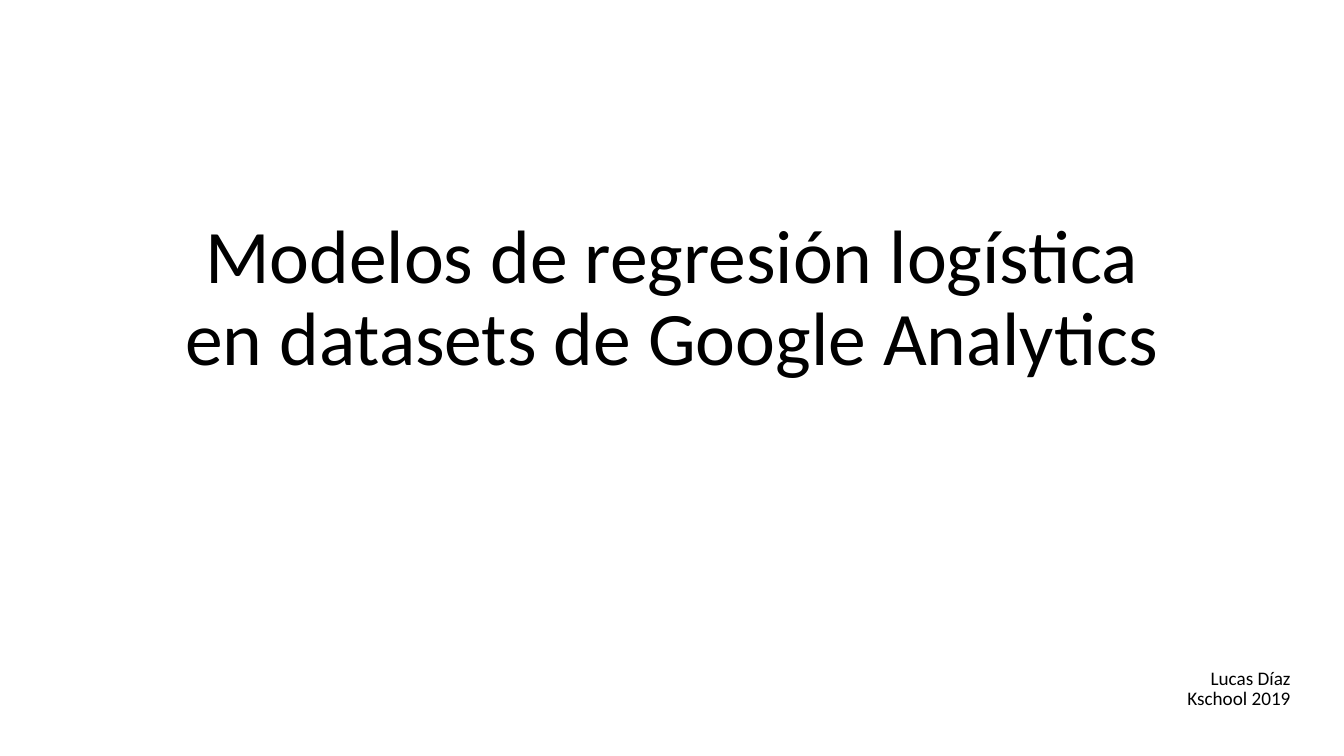
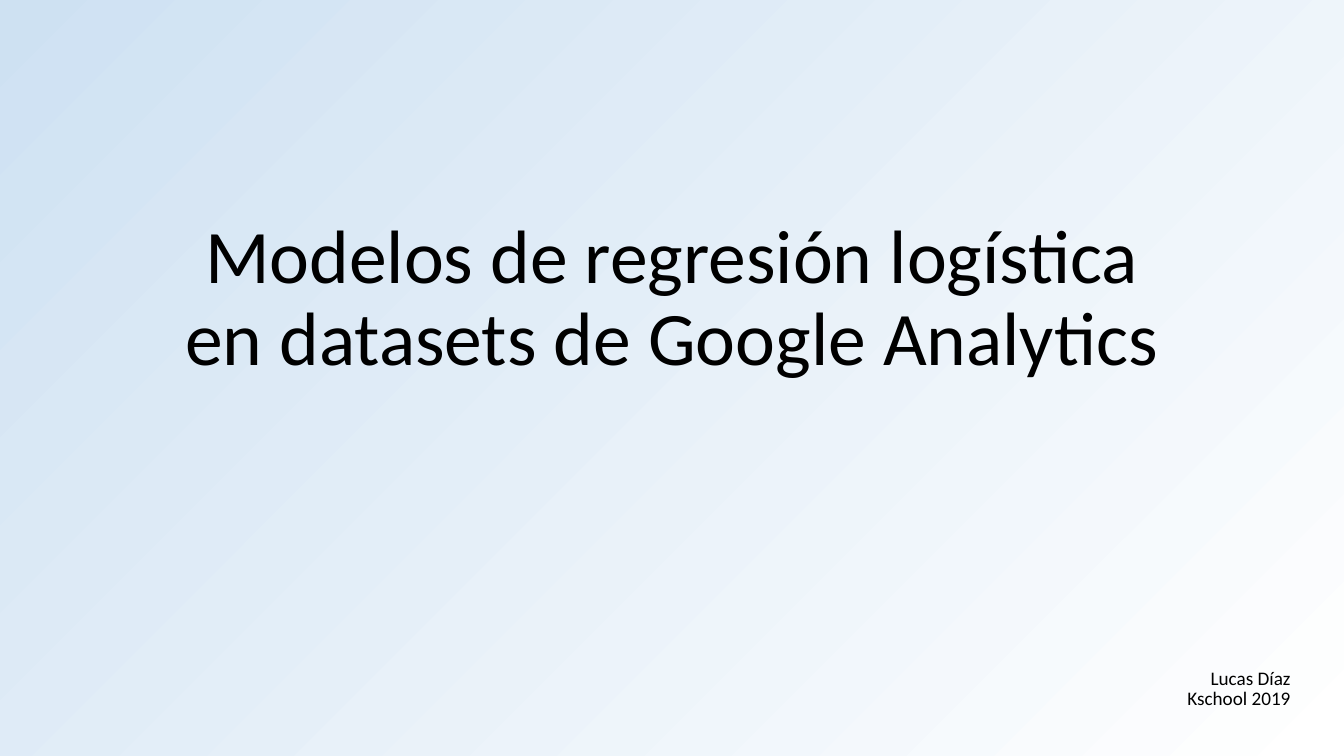
Before and after one commit to dptomarketingjme/TFM, a slide deck: slide 1 of presentacionTFM.pptx. Drawn at 1344x756 pixels with LibreOffice and Linux fonts; fonts in the diff are those of the drawing. Boxes give left, top, right and bottom in pixels: in the first picture for what was removed or moved away, otherwise in the second. Text is boxed around its words. In the diff, an @@ line names an element or a change of style, - is before the commit and + after.

```diff
--- a/presentacionTFM.pptx
+++ b/presentacionTFM.pptx
@@ background #FFFFFF to gradient #FFFFFF to #CEE1F2 @@
```
Also in this commit, not shown: 12 other slides changed.
